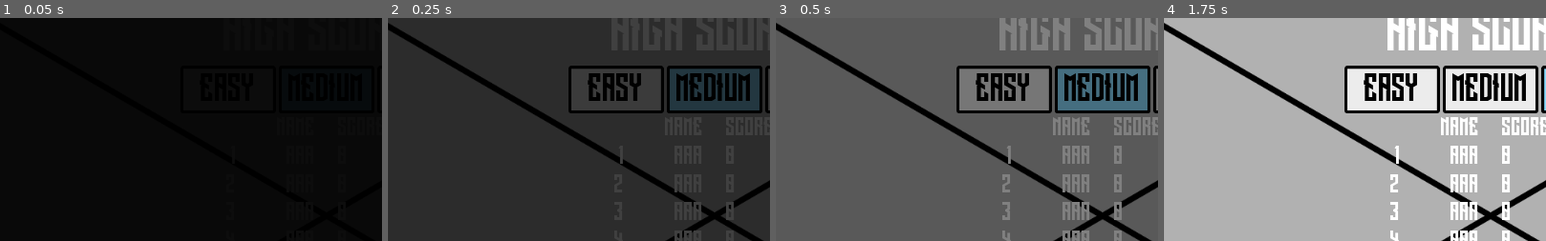
Above: before the commit, frames 1-4 (left to right).
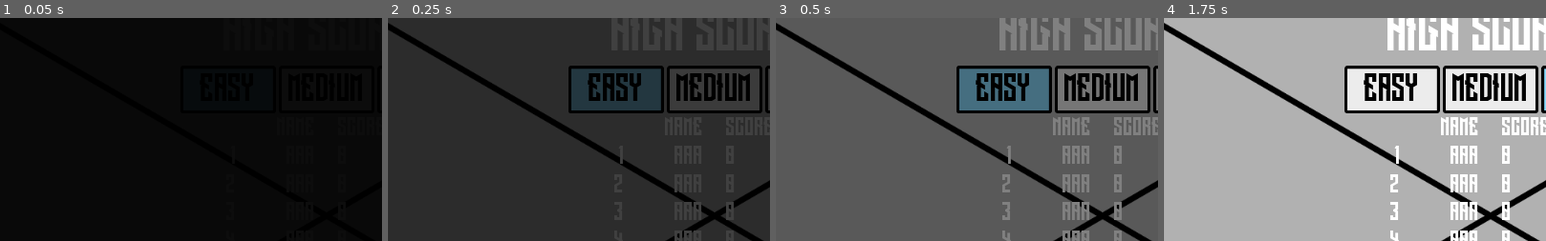
Above: after the commit, the same moments.

Repository: RhetHypo/BrickByBrickPolished
Game: Godot game, scene res://scenes/menus/Highscores.tscn
Two runs of this game, one before a commit and one after it. Both use one fixed random seed, a clock stepped at 60 frames per second and the inputs below. This scene is started directly instead of the project's main scene.
Inputs:
- Up to frame 1 (0.05 s): no input
- Up to frame 2 (0.25 s): no input
- Up to frame 3 (0.5 s): no input
- Up to frame 4 (1.75 s): click "MEDIUM" at 0.5 s; click "HARD" at 1.25 s
The pictures show only the part of the screen within x 7-57%, y 6-56%; the shares and areas given below are measured in that part.

The runs differ from the first frame. In frame 2, less than 0.1% of the frame differs, in the area x 62-87%, y 29-31%; in frame 3, 6.3%, in the area x 48-98%, y 22-42%; in frame 4, nothing differs.

Commit message:
Separated highscores for difficulty levels

Diff:
--- a/scenes/levels/Gamefield.gd
+++ b/scenes/levels/Gamefield.gd
@@ -95,6 +95,7 @@
 	elif lives <= 0:
 		globals.endgame = true
 		globals.endgame_score = points
+		globals.endgame_difficulty = settings.difficulty
 		get_node("Transition").switch_scene("res://scenes/menus/Highscores.tscn")
 		#TODO: Actual game over screen
 
--- a/scenes/menus/Highscores.gd
+++ b/scenes/menus/Highscores.gd
@@ -1,6 +1,8 @@
 extends Control
 
-var scores_file = "user://hiscores.save"
+var easy_scores_file = "user://hiscores.save"
+var med_scores_file = "user://medhiscores.save"
+var hard_scores_file = "user://hardhiscores.save"
 var scores = []
 
 const NAME = preload("res://scenes/menus/CustomName.tscn")
@@ -12,13 +14,22 @@
 	Input.set_mouse_mode(Input.MOUSE_MODE_VISIBLE)
 	if globals.endgame:
 		get_node("NewHighscore").popup_centered()
+	if settings.difficulty == 0:
+		get_node("VBoxContainer/HBoxContainer/Easier").grab_focus()
+	elif settings.difficulty == 1:
+		get_node("VBoxContainer/HBoxContainer/Medium").grab_focus()
+	else:
+		get_node("VBoxContainer/HBoxContainer/Harder").grab_focus()
+	load_scores(settings.difficulty)
+
 	globals.endgame = false
-	get_node("VBoxContainer/HBoxContainer/Medium").grab_focus()
-	load_scores()
+
+
 	display_scores()
 	get_node("Transition").fade_in()
 
 func display_scores():
+	print(scores)
 	var index = 0
 	for child in grid.get_children():
 		if !child.is_in_group("Label"):
@@ -38,18 +49,24 @@
 		newspacer.text = ""
 		grid.add_child(newspacer)
 
-func load_scores():
+func load_scores(difficulty):
+	scores = []
 	var getFile = File.new()
+	var scores_file = easy_scores_file
+	if difficulty == 1:
+		scores_file = med_scores_file
+	elif difficulty == 2:
+		scores_file = hard_scores_file
 	if getFile.file_exists(scores_file):
 		getFile.open(scores_file, File.READ)
 		for j in range(len(scores),10):
 			var player = getFile.get_var()
 			var score = getFile.get_var()
 			scores.append([player, score])
+	print(scores_file)
 	getFile.close()
 	if len(scores) < 10:
 		for i in range(len(scores),10):
-			print("generating score")
 			scores.append(["AAA", "0"])
 	#should load existing scores, and fill in nonexisting ones if there are less than ten
 
@@ -62,6 +79,11 @@
 			position += 1
 	scores.insert(position,[new_text.to_upper(),globals.endgame_score])
 	scores.pop_back()
+	var scores_file = easy_scores_file
+	if globals.endgame_difficulty == 1:
+		scores_file = med_scores_file
+	elif globals.endgame_difficulty == 2:
+		scores_file = hard_scores_file
 	var setFile = File.new()
 	setFile.open(scores_file, File.WRITE)
 	for k in range(0,len(scores)):
@@ -77,15 +99,21 @@
 
 
 func _on_Easier_pressed():
-	pass # Replace with function body.
+	print("easy pressed")
+	load_scores(0)
+	display_scores()
 
 
 func _on_Medium_pressed():
-	pass # Replace with function body.
+	print("medium pressed")
+	load_scores(1)
+	display_scores()
 
 
 func _on_Harder_pressed():
-	pass # Replace with function body.
+	print("hard pressed")
+	load_scores(2)
+	display_scores()
 
 
 func _on_LineEdit_text_entered(new_text):
--- a/scenes/menus/Highscores.tscn
+++ b/scenes/menus/Highscores.tscn
@@ -14,19 +14,23 @@
 size = 72
 font_data = ExtResource( 3 )
 
+[sub_resource type="DynamicFont" id=2]
+size = 48
+font_data = ExtResource( 3 )
+
+[sub_resource type="DynamicFont" id=3]
+size = 48
+font_data = ExtResource( 3 )
+
+[sub_resource type="DynamicFont" id=4]
+size = 32
+font_data = ExtResource( 3 )
+
 [sub_resource type="DynamicFont" id=5]
-size = 48
+size = 32
 font_data = ExtResource( 3 )
 
 [sub_resource type="DynamicFont" id=6]
-size = 48
-font_data = ExtResource( 3 )
-
-[sub_resource type="DynamicFont" id=3]
-size = 32
-font_data = ExtResource( 3 )
-
-[sub_resource type="DynamicFont" id=4]
 size = 32
 font_data = ExtResource( 3 )
 
@@ -35,10 +39,6 @@
 font_data = ExtResource( 3 )
 
 [sub_resource type="DynamicFont" id=8]
-size = 32
-font_data = ExtResource( 3 )
-
-[sub_resource type="DynamicFont" id=9]
 size = 48
 font_data = ExtResource( 3 )
 
@@ -55,7 +55,6 @@
 texture = ExtResource( 2 )
 
 [node name="VBoxContainer" type="VBoxContainer" parent="."]
-editor/display_folded = true
 anchor_left = 0.5
 anchor_right = 0.5
 margin_left = -196.0
Not shown: 8 places in scenes/menus/Highscores.tscn that only renumber resources
